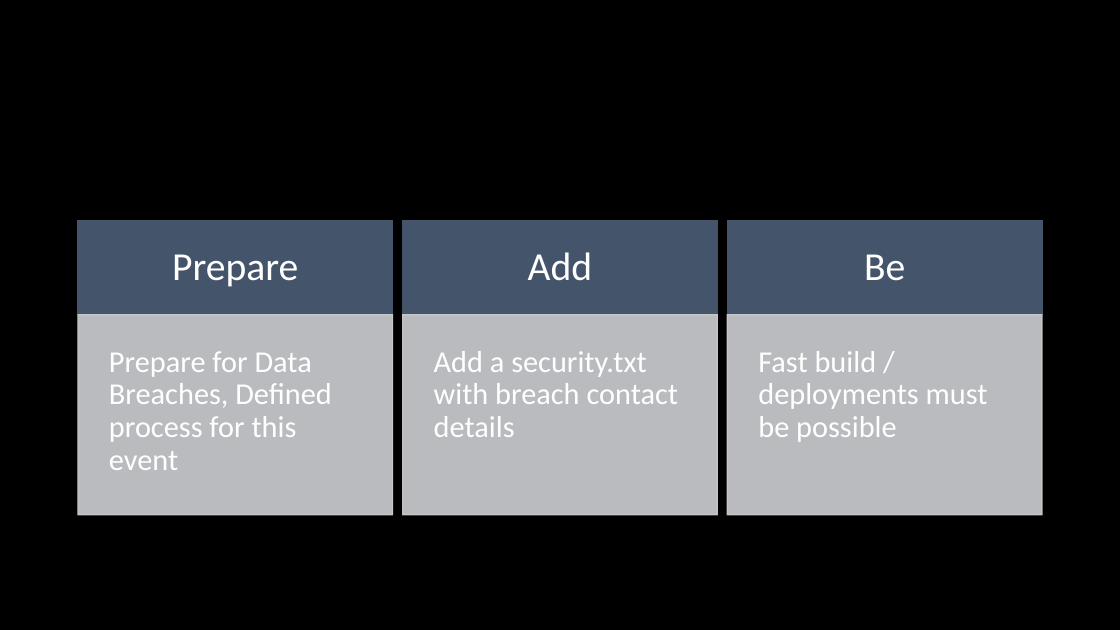
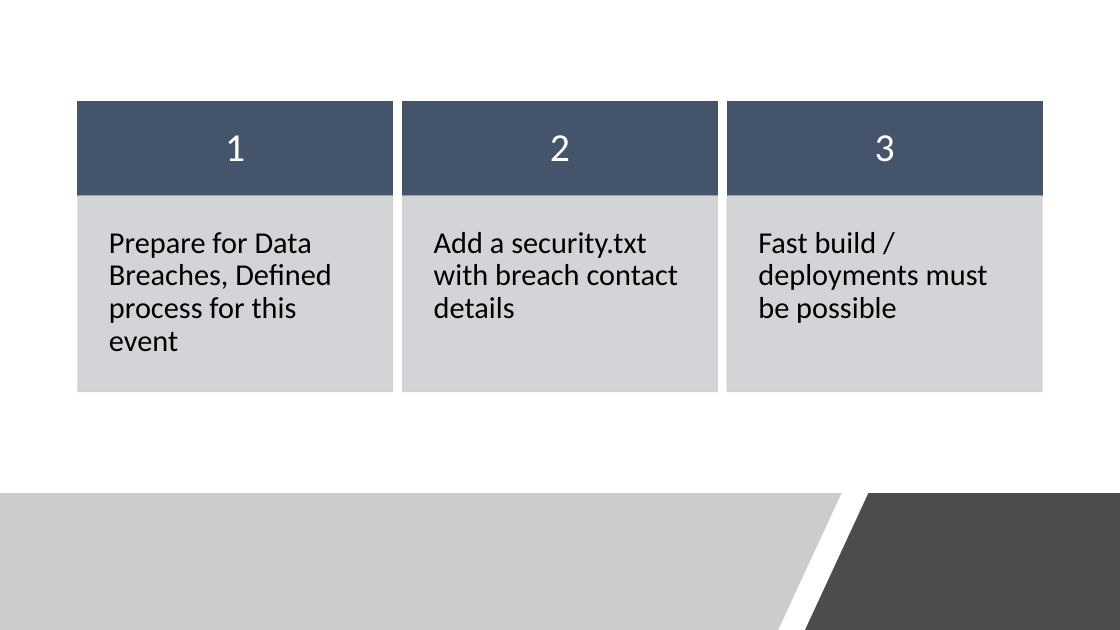
Before and after one commit to damienbod/presentations, a slide deck: slide 58 of 2019-05-15 .NET Group Bern/ASP.NET Core Security Overview.pptx. Drawn at 1120x630 pixels with LibreOffice and Linux fonts; fonts in the diff are those of the drawing. Boxes give left, top, right and bottom in pixels: in the first picture for what was removed or moved away, otherwise in the second. Text is boxed around its words. In the diff, an @@ line names an element or a change of style, - is before the commit and + after.

Commit message:
small clean up

```diff
--- a/2019-05-15 .NET Group Bern/ASP.NET Core Security Overview.pptx
+++ b/2019-05-15 .NET Group Bern/ASP.NET Core Security Overview.pptx
@@ background #000000 to #FFFFFF @@
@@ 3 rectangles moved together from (x1=78, y1=220, x2=1043, y2=314) to (x1=78, y1=102, x2=1043, y2=196) @@
@@ text added at (x1=225, y1=135, x2=245, y2=161), 34 pt, text #FFFFFF @@
+1
@@ text added at (x1=550, y1=135, x2=570, y2=161), 34 pt, text #FFFFFF @@
+2
@@ text added at (x1=875, y1=135, x2=895, y2=162), 34 pt, text #FFFFFF @@
+3
@@ text "Prepare for Data Breaches, Defined ..." moved from (x1=109, y1=351, x2=331, y2=470) to (x1=109, y1=232, x2=331, y2=351) @@
@@ rectangle resized from (x1=78, y1=315, x2=393, y2=515) to (x1=78, y1=196, x2=393, y2=392) @@
@@ text "Add a security.txt with breach ..." moved from (x1=434, y1=351, x2=679, y2=437) to (x1=434, y1=232, x2=679, y2=319) @@
@@ rectangle resized from (x1=402, y1=315, x2=718, y2=515) to (x1=402, y1=196, x2=718, y2=392) @@
@@ text colour #FFFFFF to #000000 in 3 elements at (x1=109, y1=232, x2=331, y2=351), (x1=434, y1=232, x2=679, y2=319), (x1=758, y1=232, x2=988, y2=323) @@
@@ text "Fast build / deployments must ..." moved from (x1=758, y1=351, x2=988, y2=442) to (x1=758, y1=232, x2=988, y2=323) @@
@@ rectangle resized from (x1=728, y1=315, x2=1043, y2=515) to (x1=728, y1=196, x2=1043, y2=392) @@
@@ text removed at (x1=172, y1=254, x2=298, y2=287) @@
-Prepare
@@ text removed at (x1=528, y1=252, x2=593, y2=281) @@
-Add
@@ text removed at (x1=864, y1=254, x2=905, y2=281) @@
-Be
@@ freeform shape added at (x1=0, y1=493, x2=842, y2=630), fill #808080 at 40% opacity @@
@@ freeform shape added at (x1=805, y1=493, x2=1120, y2=630), fill #000000 at 70% opacity @@
```
